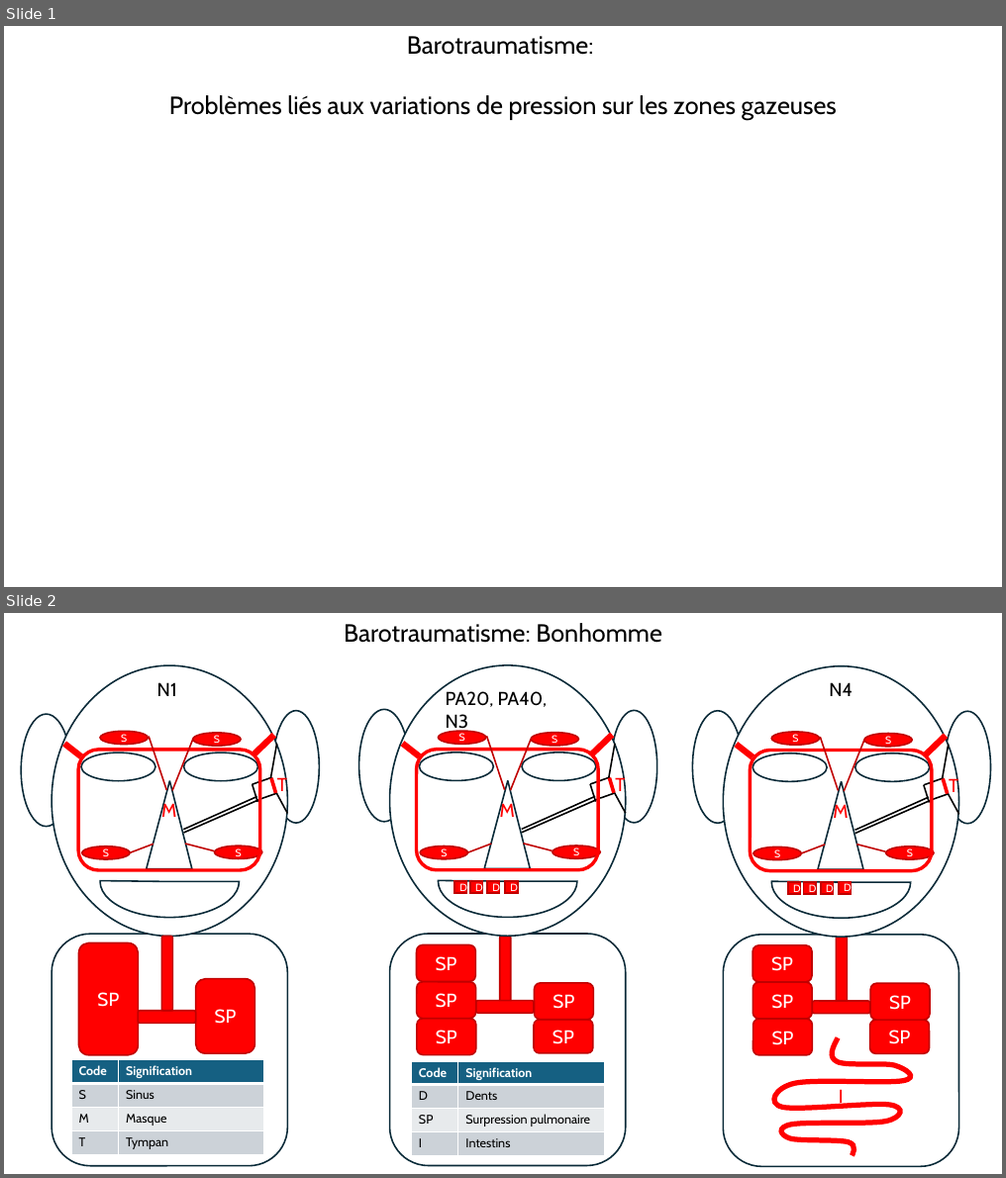
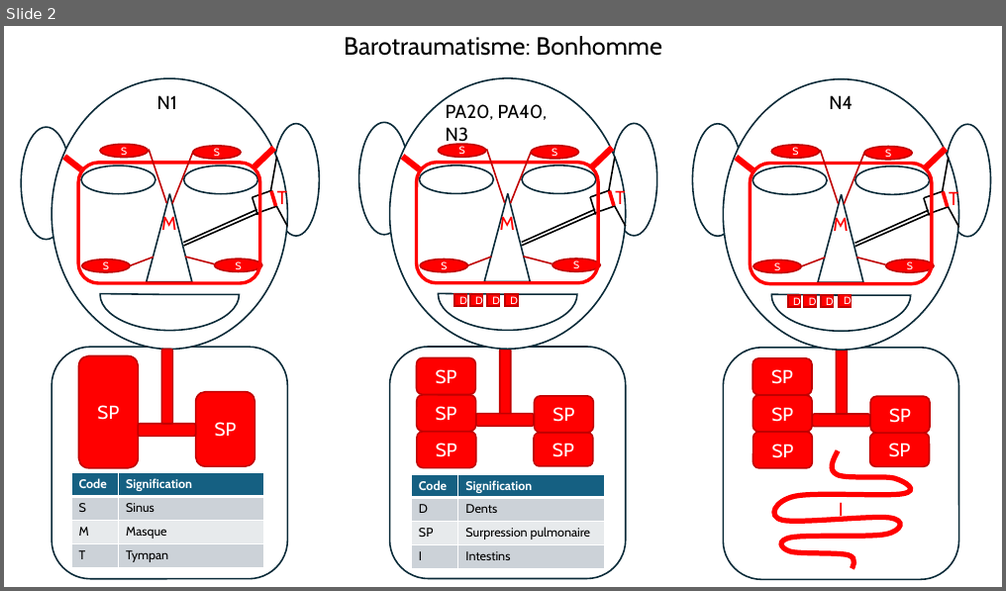
Before and after one commit to ArtigueOlivier/mf1, a slide deck: ppt/barotrauma.pptx. Shown one above the other, each under a label of ours: slides 1 and 2 before the commit, slide 2 after it. The pictures are 1006x1178 and 1006x591 pixels, drawn with LibreOffice and Linux fonts; fonts in the diff are those of the drawing. Boxes give left, top, right and bottom in pixels: in the first picture for what was removed or moved away, otherwise in the second. Text is boxed around its words. In the diff, an @@ line names an element or a change of style, - is before the commit and + after.

```diff
--- a/ppt/barotrauma.pptx
+++ b/ppt/barotrauma.pptx
@@ slide 1 removed at (x1=4, y1=26, x2=1002, y2=587), background #FFFFFF @@
@@ text removed at (x1=169, y1=36, x2=837, y2=120) @@
-Barotraumatisme:
-Problèmes liés aux variations de pression sur les zones gazeuses
```
Also in this commit, not shown: 2 slides changed, 2 slides added, 4 other files.
